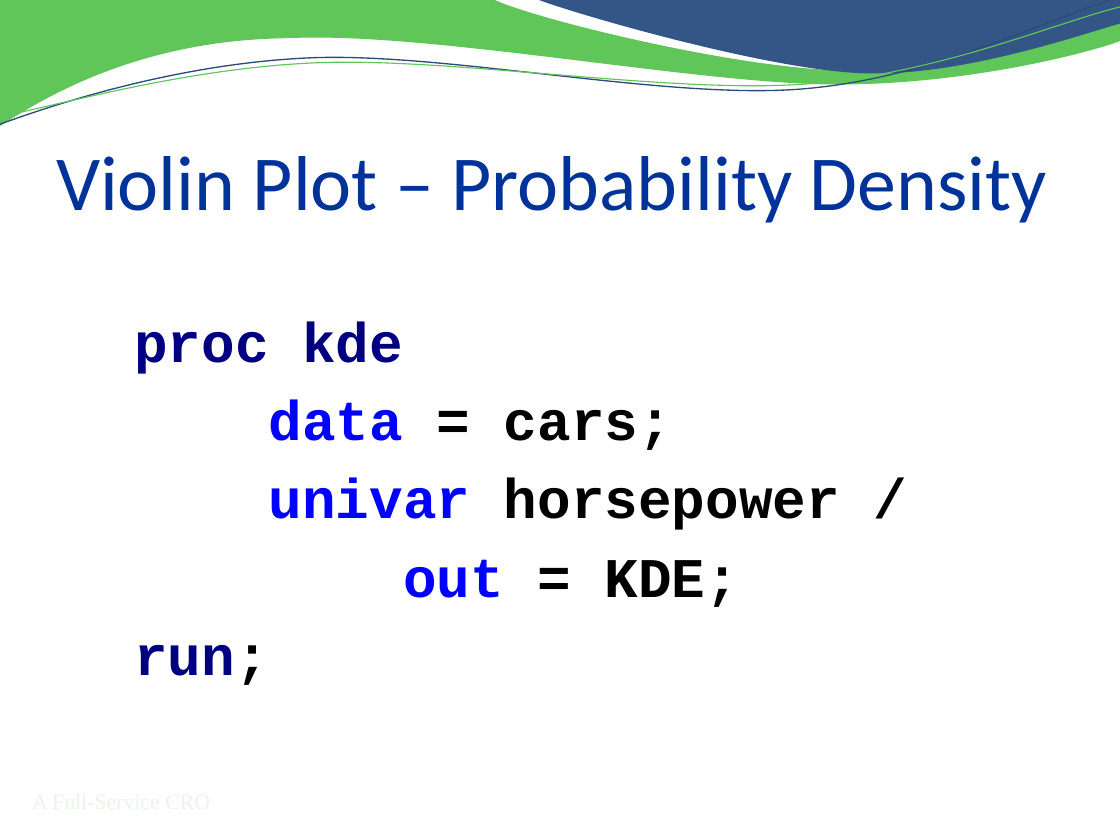
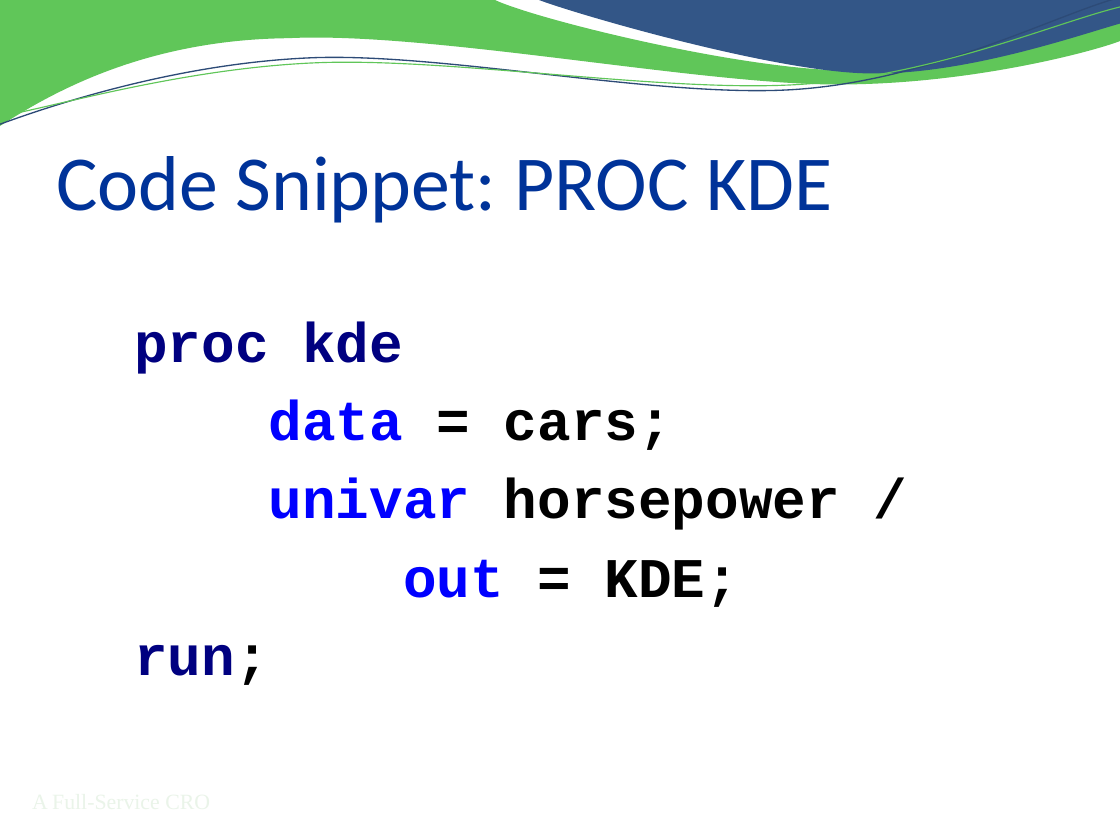
Before and after one commit to RhoInc/sas-violinPlot, a slide deck: slide 8 of doc/Presentation.pptx (slide 7 before the commit). Drawn at 1120x840 pixels with LibreOffice and Linux fonts; fonts in the diff are those of the drawing; background and template pictures are left out. Boxes give left, top, right and bottom in pixels: in the first picture for what was removed or moved away, otherwise in the second. Text is boxed around its words. In the diff, an @@ line names an element or a change of style, - is before the commit and + after.

```diff
--- a/doc/Presentation.pptx
+++ b/doc/Presentation.pptx
@@ title at box(56, 156, 832, 223): text changed @@
-Violin Plot – Probability Density
+Code Snippet: PROC KDE
```
Also in this commit, not shown: 12 other slides changed, 3 slides added, 2 slides removed.
